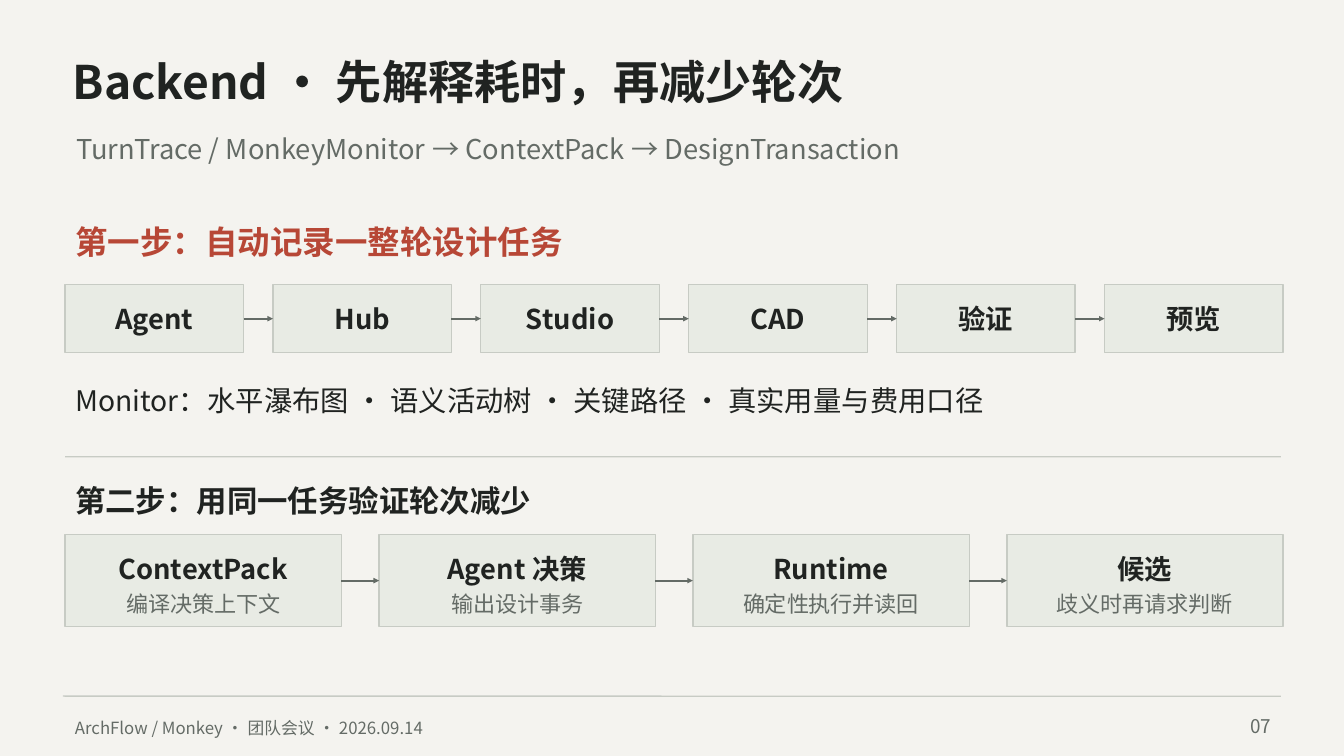
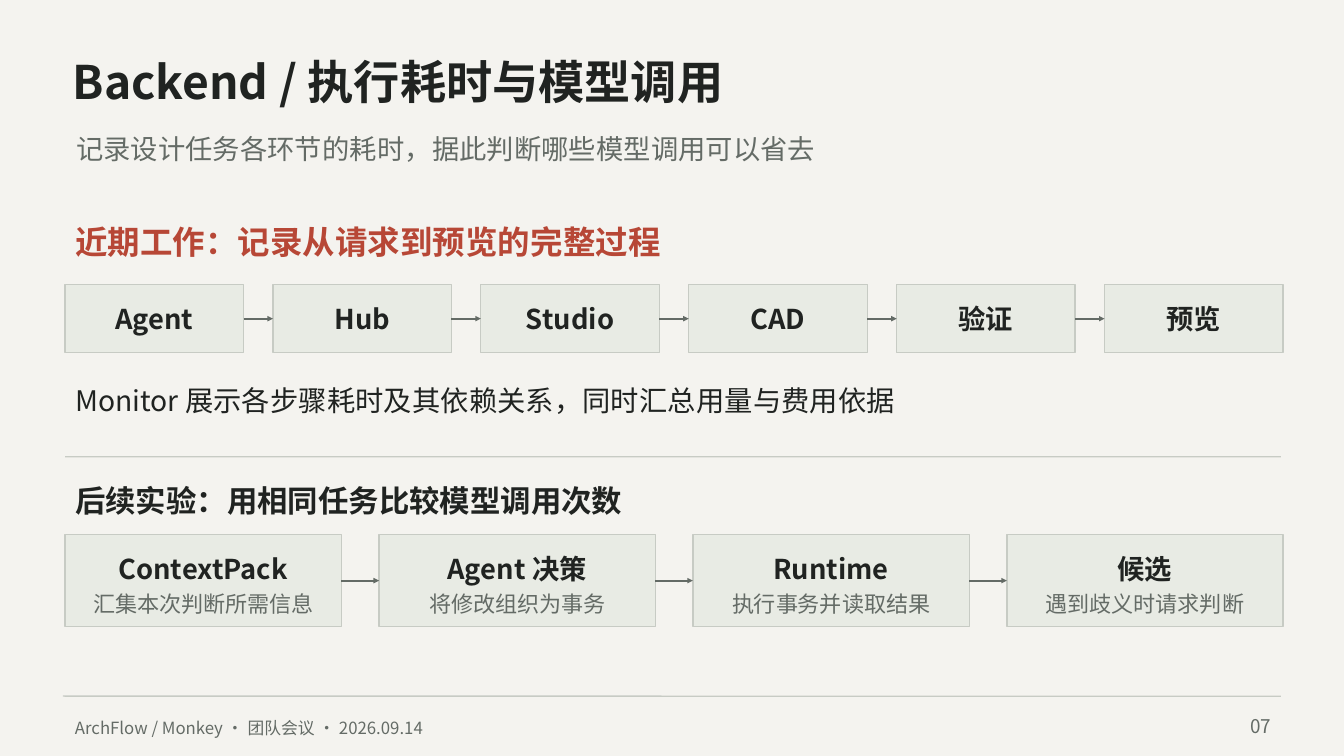
Before and after one commit to cogco1/MonkeyHub, a slide deck: slide 7 of docs/TEAM_MEETING_DECK.pptx. Drawn at 1344x756 pixels with LibreOffice and Linux fonts; fonts in the diff are those of the drawing. Boxes give left, top, right and bottom in pixels: in the first picture for what was removed or moved away, otherwise in the second. Text is boxed around its words. In the diff, an @@ line names an element or a change of style, - is before the commit and + after.

```diff
--- a/docs/TEAM_MEETING_DECK.pptx
+++ b/docs/TEAM_MEETING_DECK.pptx
@@ text at box(73, 59, 724, 104): text changed @@
-Backend · 先解释耗时，再减少轮次
+Backend / 执行耗时与模型调用
@@ text at box(76, 136, 815, 162): text changed @@
-TurnTrace / MonkeyMonitor → ContextPack → DesignTransaction
+记录设计任务各环节的耗时，据此判断哪些模型调用可以省去
@@ text at box(75, 226, 661, 257): text changed @@
-第一步：自动记录一整轮设计任务
+近期工作：记录从请求到预览的完整过程
@@ text at box(75, 387, 895, 414): text changed @@
-Monitor：水平瀑布图 · 语义活动树 · 关键路径 · 真实用量与费用口径
+Monitor 展示各步骤耗时及其依赖关系，同时汇总用量与费用依据
@@ text at box(75, 486, 622, 515): text changed @@
-第二步：用同一任务验证轮次减少
+后续实验：用相同任务比较模型调用次数
@@ text at box(93, 593, 313, 614): text changed @@
-编译决策上下文
+汇集本次判断所需信息
@@ text at box(429, 593, 605, 614): text changed @@
-输出设计事务
+将修改组织为事务
@@ text at box(732, 593, 930, 614): text changed @@
-确定性执行并读回
+执行事务并读取结果
@@ text at box(1046, 593, 1244, 614): text changed @@
-歧义时再请求判断
+遇到歧义时请求判断
```
Also in this commit, not shown: 7 other slides changed, 1 other file.
